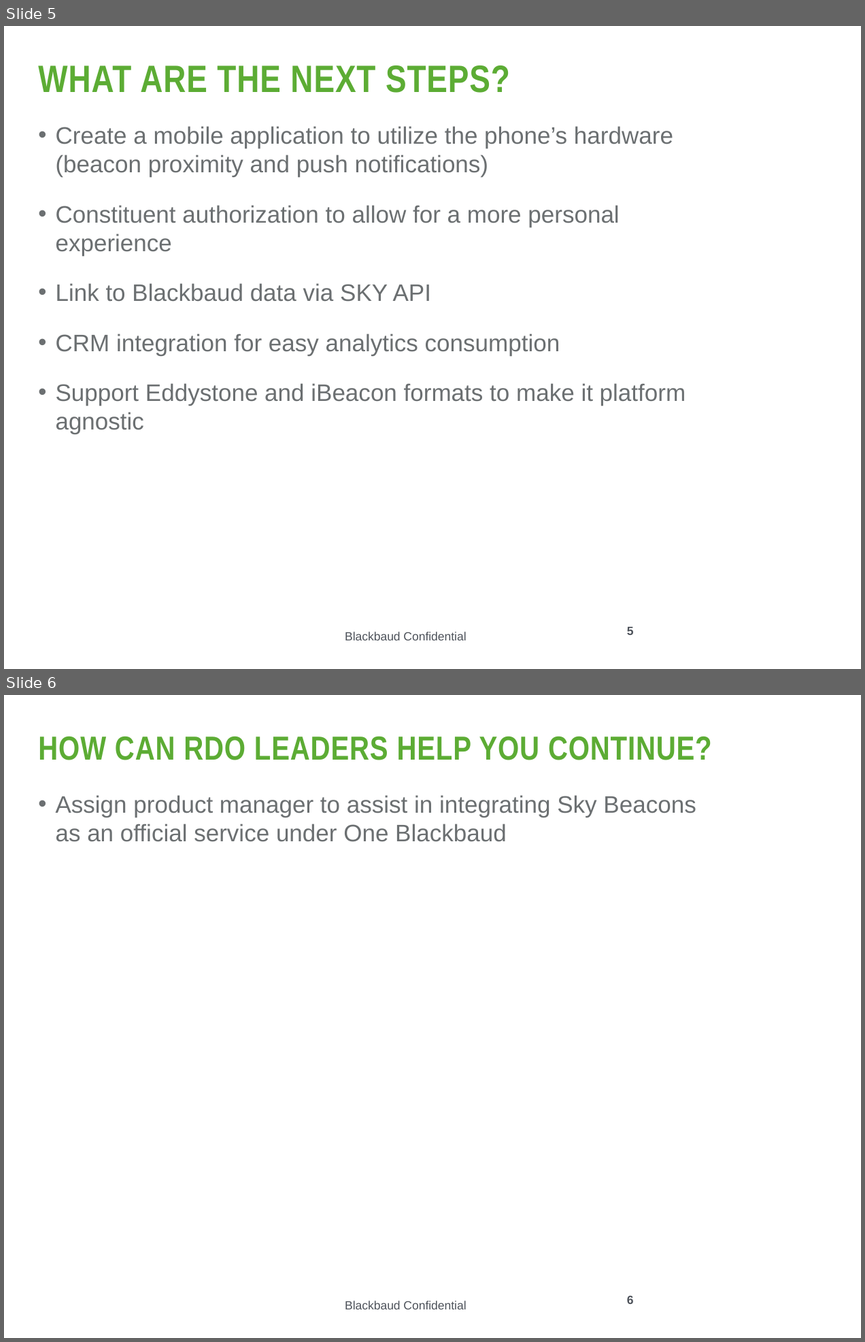
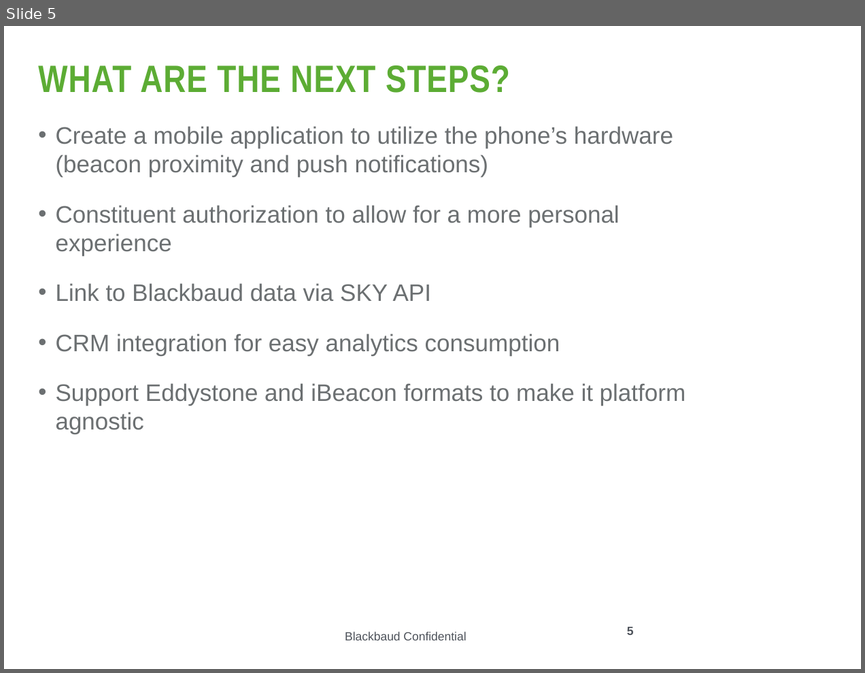
Before and after one commit to Blackbaud-SteveBrush/otg-altru, a slide deck: presentation/presentation.pptx. Shown one above the other, each under a label of ours: slides 5 and 6 before the commit, slide 5 after it. The pictures are 865x1342 and 865x673 pixels, drawn with LibreOffice and Linux fonts; fonts in the diff are those of the drawing; background and template pictures are left out. Boxes give left, top, right and bottom in pixels: in the first picture for what was removed or moved away, otherwise in the second. Text is boxed around its words. In the diff, an @@ line names an element or a change of style, - is before the commit and + after.

```diff
--- a/presentation/presentation.pptx
+++ b/presentation/presentation.pptx
@@ slide 6 removed at (4,695,861,1338), background picture (left out); not listed: 2 template elements that a slide beside it also shows @@
@@ title removed at (38,736,712,760) @@
-HOW CAN RDO LEADERS HELP YOU CONTINUE?
@@ text removed at (56,795,696,842) @@
-• Assign product manager to assist in integrating Sky Beacons as an official service under One Blackbaud
```
Also in this commit, not shown: 2 slides changed, 1 slide added, 1 other slide removed, 1 other file.
